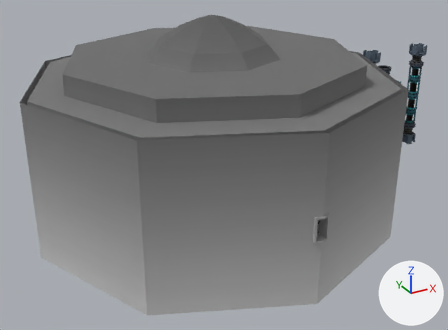
A saved change to the FBX model TheLastEngineer/Assets/Art/AssetsFer/FBXs/Reemplazar/ReactorNuclear.fbx.
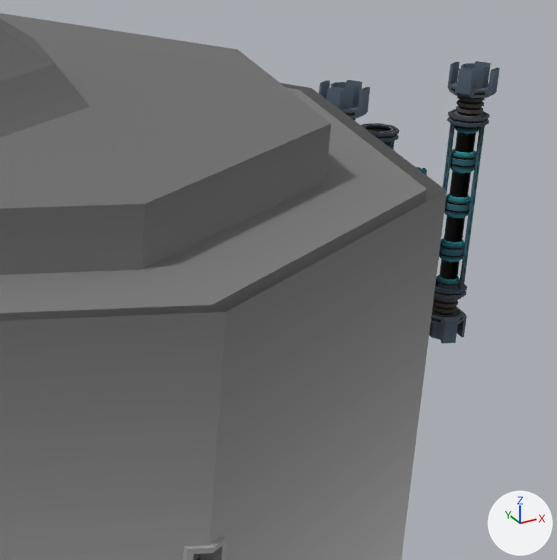
The first picture shows the older version from a 50 mm camera at (-27.3, -51.9, 24.2) aimed at (1.3, 0.2, -1.8). The close-ups show both versions on the part from 55% to 100% of the width and 6% to 67% of the height of that picture; other places that the commit changed are outside them. The axes (+X, +Y, +Z) are drawn at lower right. The lights are the same throughout. Where no turn or scale is listed for an object, it has been applied to the vertices.

The scene before the commit, as lines of its bpy script (objects in view):
```python
me_mesh_008 = bpy.data.meshes.new('Mesh.008')
me_mesh_008.from_pydata(...)  # 147 vertices, 140 faces; spans x -18.3..18.3, y -18.3..18.3, z -7.1..13.8
me_mesh_008.materials.append(mat_texturegradient)  # picture img_dehaht_png
me_mesh_018 = bpy.data.meshes.new('Mesh.018')
me_mesh_018.from_pydata(...)  # 256 vertices, 224 faces; spans x -0.69..0.69, y -0.69..0.69, z -1.0..1.0
me_mesh_018.materials.append(mat_texturegradient)  # picture img_dehaht_png
ob_domoreactor = bpy.data.objects.new('DomoReactor', me_mesh_008)
ob_domoreactor.location = (0.0, 0.0, 0.0)
ob_pilar009 = bpy.data.objects.new('Pilar009', me_mesh_018)
ob_pilar009.location = (27.0, 0.0, 1.0)
ob_pilarmid002 = bpy.data.objects.new('PilarMid002', None)
ob_pilarmid002.parent = ob_pilararmado
ob_pilarmid002.location = (-0.000244, 0.0000733, -39.4)
ob_pilarmid002.rotation_euler = (-3.142, 0.0, -1.571)  # degrees (-180, 0, -90)
# also in view: 'Pilar004' at (27.0, 0.0, 7.0); 'Pilar01' at (20.0, 0.0, 7.0); 'Pilar006' at (27.0, 0.0, 3.0); 'Pilar007' at (27.0, 0.0, -3.0); 'Pilar005' at (27.0, 0.0, 5.0)
```
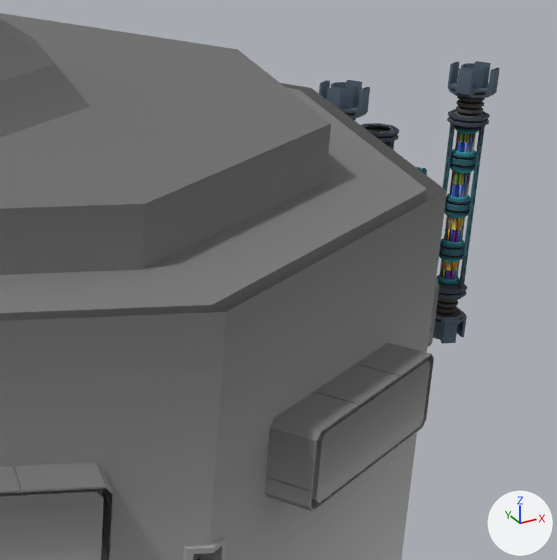
ob_pilarmid002 is not drawn itself; it is the parent of ob_vdrio004.

The edits, one by one:
Mesh me_mesh_045 is new.
It has 384 vertices, 380 faces and spans x -10.68..-2.36, y -18.46..-12.95, z 1.37..3.89.
It uses material mat_texturegradient (picture img_dehaht_png).
Mesh me_mesh_112 is new.
It has 384 vertices, 380 faces and spans x 2.36..10.63, y -18.48..-12.95, z 1.37..3.89.
It uses material mat_texturegradient (picture img_dehaht_png).
Mesh me_mesh_099 is new.
It has 384 vertices, 380 faces and spans x 12.95..18.46, y -10.68..-2.36, z 1.37..3.89.
It uses material mat_texturegradient (picture img_dehaht_png).
Object 'PilarMid002' (ob_pilarmid002) moves from (-0.000244, 0.0000733, -39.4) to (27.0, 0.0, 0.998).
Object 'Object149' (ob_object149) is new; it shows me_mesh_045.
Its location is (0.0, 0.0, 0.0).
Object 'Object156' (ob_object156) is new; it shows me_mesh_112.
Its location is (0.0, 0.0, 0.0).
Object 'Object155' (ob_object155) is new; it shows me_mesh_099.
Its location is (0.0, 0.0, 0.0).

Where the change shows, as pixel boxes (x1, y1, x2, y2) in the close-ups (557 x 560 px):
'Object156', added: after (264, 343, 434, 511)
'Object149', added: after (0, 462, 114, 560)
'Object155', added: after (428, 278, 439, 346)
